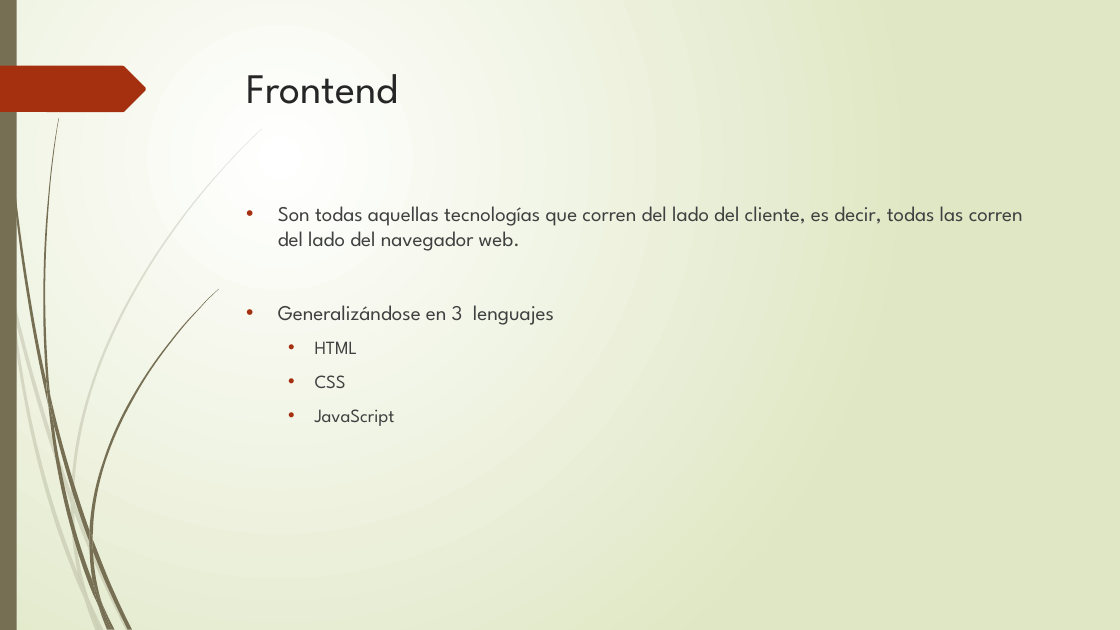
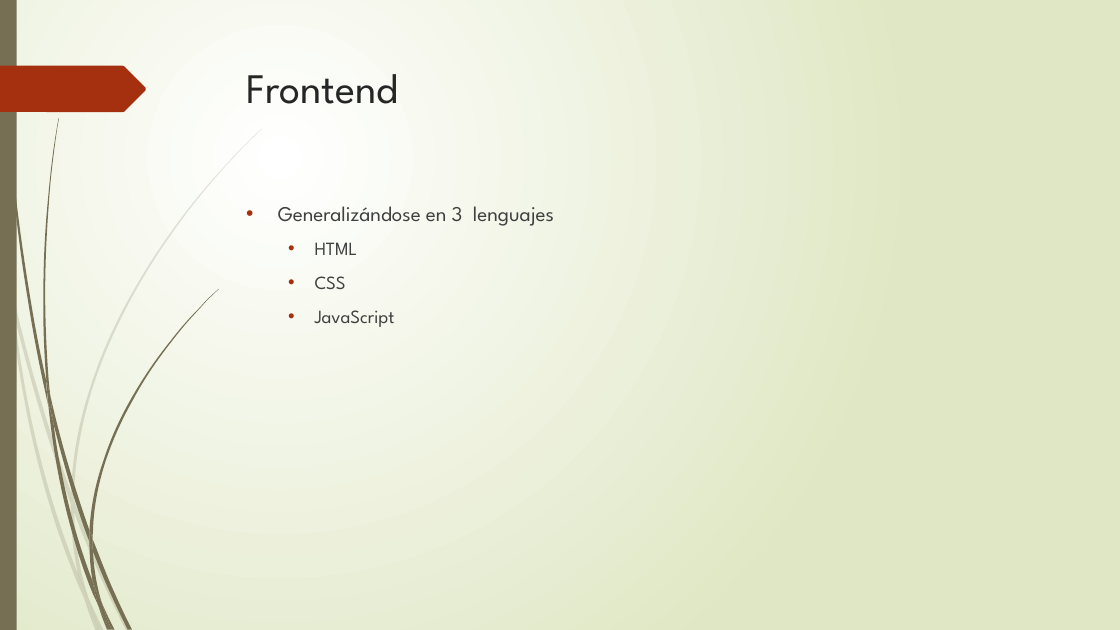
Before and after one commit to mickyys/ppt, a slide deck: slide 3 of Frontend.pptx (slide 2 before the commit). Drawn at 1120x630 pixels with LibreOffice and Linux fonts; fonts in the diff are those of the drawing. Boxes give left, top, right and bottom in pixels: in the first picture for what was removed or moved away, otherwise in the second. Text is boxed around its words. In the diff, an @@ line names an element or a change of style, - is before the commit and + after.

```diff
--- a/Frontend.pptx
+++ b/Frontend.pptx
@@ text at box(278, 206, 1023, 251): paragraph removed @@
-• Son todas aquellas tecnologías que corren del lado del cliente, es decir, todas las corren del lado del navegador web.
```
Also in this commit, not shown: 8 other slides changed, 5 slides added, 3 slides removed.
